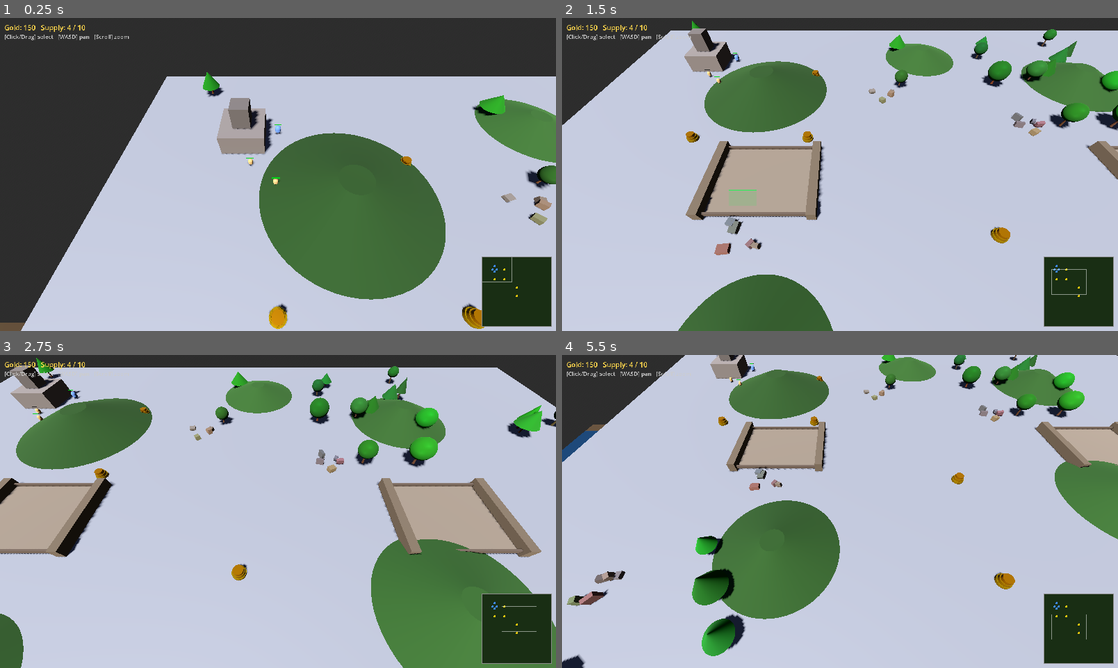
Above: before the commit, frames 1-4 (two rows, left to right).
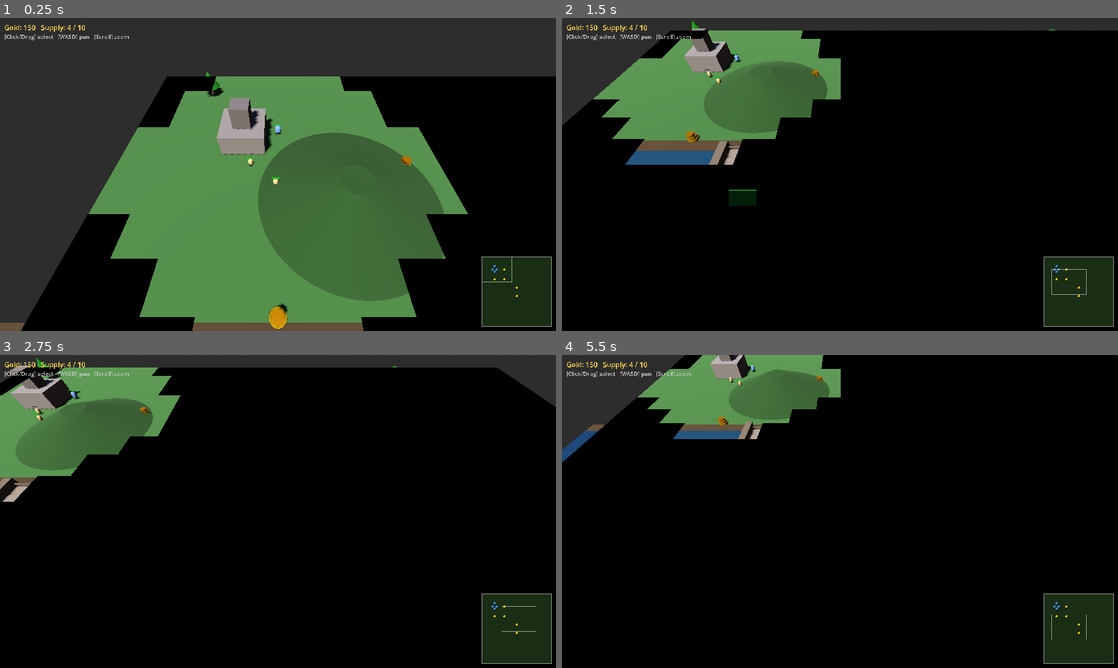
Above: after the commit, the same moments.

Repository: mrlmarketingllc-ops/thrones-of-war-godot
Game: Godot game, scene res://scenes/game.tscn
Same seed, same stepped clock (60 frames per second), same inputs: the game is played once before the commit and once after it.
Inputs (mouse positions are in pixels of both pictures, inside the frame that each line leads up to):
- Up to frame 1 (0.25 s): no input
- Up to frame 2 (1.5 s): tap Enter at 0.5 s; move the mouse to (962, 158) at 0.52 s; hold Right 0.53-1.25 s; hold S (cam_down) 0.53-1.25 s; click (962, 158) at 0.67 s; drag from (728, 190) to (812, 237) at 1.27 s
- Up to frame 3 (2.75 s): move the mouse to (333, 442) at 2.02 s; hold Right from 2.03 s (still down); hold D (cam_right) from 2.03 s (still down)
- Up to frame 4 (5.5 s): release Right at 2.75 s; release D (cam_right) at 2.75 s; drag from (812, 574) to (673, 464) at 2.77 s; move the mouse to (1006, 558) at 3.52 s; hold Left 3.53-4.25 s; tap B at 3.6 s; drag from (673, 464) to (756, 433) at 4.27 s; move the mouse to (867, 511) at 5.02 s; hold Down from 5.03 s (still down); tap 1 at 5.1 s; click (867, 511) at 5.17 s

The runs differ from the first frame. In frame 1, 50% of the frame differs, in the area x 3-100%, y 18-100%; in frame 2, 85%; in frame 3, 87%; in frame 4, 90%, in the area x 0-100%, y 0-100%.

Commit message:
Remove NavMesh; fix fog shader blend mode
NavMesh caused two show-stopping bugs: (1) NavigationRegion3D debug mesh
overlay painted the entire ground white in the editor; (2) NavigationAgent3D
is_navigation_finished() returns true before any path is computed, so all
units stopped immediately after receiving a move command.

unit.gd: Reverted completely to pre-NavMesh direct-line movement. Removed
NavigationAgent3D child, _nav_agent var, _nav_enabled flag, and all nav
references from _apply_movement, _set_target, _chase_target.

game.gd: Removed _setup_navigation() call and function. Fixed the fog
ShaderMaterial to include render_mode blend_mix (was missing, causing
the transparent fog plane to render as fully opaque and cover everything).
Also collapsed shader to a single-line string to avoid CRLF issues on
Windows.

Co-Authored-By: Claude Sonnet 4.6 <noreply@anthropic.com>

Diff:
--- a/scripts/game.gd
+++ b/scripts/game.gd
@@ -149,7 +149,6 @@
 	_spawn_resource_nodes()
 	_spawn_starting_units()
 	_spawn_enemy_units()
-	_setup_navigation()
 
 # ════════════════════════════════════════════════════════════════════════════
 # Scene construction
@@ -763,22 +762,12 @@
 	_fog_image.fill(Color(0.0, 0.0, 0.0, 1.0))
 	_fog_texture = ImageTexture.create_from_image(_fog_image)
 
-	# Shader with depth_test_disabled so fog draws over hills, trees, and all
-	# geometry regardless of their Y height — StandardMaterial3D would fail the
-	# depth test wherever hills or trees are taller than the fog plane.
+	# ShaderMaterial with blend_mix + depth_test_disabled so fog draws over
+	# hills and trees regardless of their height above the y=0.05 plane.
 	var shader := Shader.new()
-	shader.code = """
-shader_type spatial;
-render_mode unshaded, cull_disabled, depth_test_disabled, depth_draw_disabled;
-uniform sampler2D fog_tex : filter_nearest;
-void fragment() {
-    vec4 c = texture(fog_tex, UV);
-    ALBEDO = vec3(0.0);
-    ALPHA  = c.a;
-}
-"""
+	shader.code = "shader_type spatial; render_mode blend_mix, unshaded, cull_disabled, depth_test_disabled; uniform sampler2D fog_tex : filter_nearest; void fragment() { vec4 c = texture(fog_tex, UV); ALBEDO = vec3(0.0, 0.0, 0.0); ALPHA = c.a; }"
 	var mat := ShaderMaterial.new()
-	mat.shader         = shader
+	mat.shader          = shader
 	mat.render_priority = 2
 	mat.set_shader_parameter("fog_tex", _fog_texture)
 
@@ -1154,28 +1143,6 @@
 			enemy.attack(best)
 
 # ════════════════════════════════════════════════════════════════════════════
-# Navigation — NavMesh baked once at startup; units use NavigationAgent3D
-# ════════════════════════════════════════════════════════════════════════════
-func _setup_navigation() -> void:
-	var nav_mesh := NavigationMesh.new()
-	nav_mesh.agent_height      = 1.8
-	nav_mesh.agent_radius      = 0.5
-	nav_mesh.agent_max_slope   = 35.0
-	nav_mesh.agent_max_climb   = 0.5
-	nav_mesh.cell_size         = 0.8
-	nav_mesh.cell_height       = 0.25
-	# Parse static colliders: layer 1 (ground + hills) + layer 5 (river walls = obstacles)
-	nav_mesh.geometry_parsed_geometry_type = NavigationMesh.PARSED_GEOMETRY_STATIC_COLLIDERS
-	nav_mesh.geometry_collision_mask       = 17
-	nav_mesh.geometry_source_geometry_mode = NavigationMesh.SOURCE_GEOMETRY_ROOT_NODE_CHILDREN
-
-	var nav_region := NavigationRegion3D.new()
-	nav_region.name            = "NavRegion"
-	nav_region.navigation_mesh = nav_mesh
-	add_child(nav_region)
-	nav_region.bake_navigation_mesh(false)   # synchronous — brief one-time pause on load
-
-# ════════════════════════════════════════════════════════════════════════════
 # Raycasting helpers
 # ════════════════════════════════════════════════════════════════════════════
 func _raycast_layer(screen_pos: Vector2, layer: int) -> Object:
--- a/scripts/unit.gd
+++ b/scripts/unit.gd
@@ -27,9 +27,8 @@
 var is_selected := false
 
 # ── Movement ──────────────────────────────────────────────────────────────────
-var _target_pos  := Vector3.ZERO
-var _has_target  := false
-var _nav_enabled := false   # true when _set_target() queued a nav-mesh path
+var _target_pos := Vector3.ZERO
+var _has_target := false
 
 # ── State machine ─────────────────────────────────────────────────────────────
 var state          : UnitState  = UnitState.IDLE
@@ -44,7 +43,6 @@
 var _ring       : MeshInstance3D
 var _hp_bar_fg  : MeshInstance3D
 var _hp_bar_mat : StandardMaterial3D
-var _nav_agent  : NavigationAgent3D
 const _BAR_W    : float = 0.8
 const _BAR_H    : float = 0.07
 
@@ -74,12 +72,6 @@
 
 	_target_pos = global_position
 	_build_visuals()
-
-	_nav_agent = NavigationAgent3D.new()
-	_nav_agent.path_desired_distance   = 0.5
-	_nav_agent.target_desired_distance = 0.5
-	_nav_agent.max_speed               = speed
-	add_child(_nav_agent)
 
 # ── Visual construction ───────────────────────────────────────────────────────
 
@@ -184,45 +176,26 @@
 		if not _has_target:
 			_on_arrived()
 
-func _apply_movement(_delta: float) -> void:
+func _apply_movement(delta: float) -> void:
 	if not _has_target:
 		velocity.x = 0.0
 		velocity.z = 0.0
 		move_and_slide()
 		return
-
-	# Arrival check uses raw XZ distance — never depends on nav agent timing.
-	var xz_dist : float = Vector2(
-		_target_pos.x - global_position.x,
-		_target_pos.z - global_position.z
-	).length()
-	if _nav_enabled and xz_dist < 0.6:
-		velocity.x   = 0.0
-		velocity.z   = 0.0
-		_has_target  = false
-		_nav_enabled = false
-		move_and_slide()
-		return
-
-	# Direction: follow nav path when the agent has a live path; else direct.
-	var next_pos : Vector3 = _target_pos
-	if _nav_agent != null and _nav_enabled and not _nav_agent.is_navigation_finished():
-		next_pos = _nav_agent.get_next_path_position()
-
-	var to_next := next_pos - global_position
-	to_next.y   = 0.0
-	if to_next.length() > 0.2:
-		var move := to_next.normalized() * speed
+	var to_target := _target_pos - global_position
+	to_target.y   = 0.0
+	if to_target.length() > 0.15:
+		var move := to_target.normalized() * speed
 		velocity.x = move.x
 		velocity.z = move.z
-		var look_dir := Vector3(to_next.x, 0.0, to_next.z).normalized()
-		if look_dir.length_squared() > 0.01:
-			look_at(global_position + look_dir, Vector3.UP)
-	else:
-		velocity.x = 0.0
-		velocity.z = 0.0
-		if not _nav_enabled:
-			_has_target = false   # direct chase: clear when within 0.2 of target
+		var look_pos := global_position + Vector3(to_target.x, 0.0, to_target.z).normalized()
+		look_at(look_pos, Vector3.UP)
+	else:
+		global_position.x = _target_pos.x
+		global_position.z = _target_pos.z
+		velocity.x  = 0.0
+		velocity.z  = 0.0
+		_has_target = false
 	move_and_slide()
 
 func _on_arrived() -> void:
@@ -264,10 +237,8 @@
 		velocity.z   = 0.0
 		move_and_slide()
 	else:
-		# Update target position each frame — direct chase, skip nav path
-		_target_pos  = Vector3(attack_target.global_position.x, global_position.y, attack_target.global_position.z)
-		_nav_enabled = false
-		_has_target  = true
+		_target_pos = Vector3(attack_target.global_position.x, global_position.y, attack_target.global_position.z)
+		_has_target = true
 		_apply_movement(delta)
 
 func _do_attacking(delta: float) -> void:
@@ -356,8 +327,5 @@
 		queue_free()
 
 func _set_target(pos: Vector3) -> void:
-	_target_pos  = Vector3(pos.x, global_position.y, pos.z)
-	_has_target  = true
-	_nav_enabled = true
-	if _nav_agent != null:
-		_nav_agent.target_position = pos
+	_target_pos = Vector3(pos.x, global_position.y, pos.z)
+	_has_target = true
